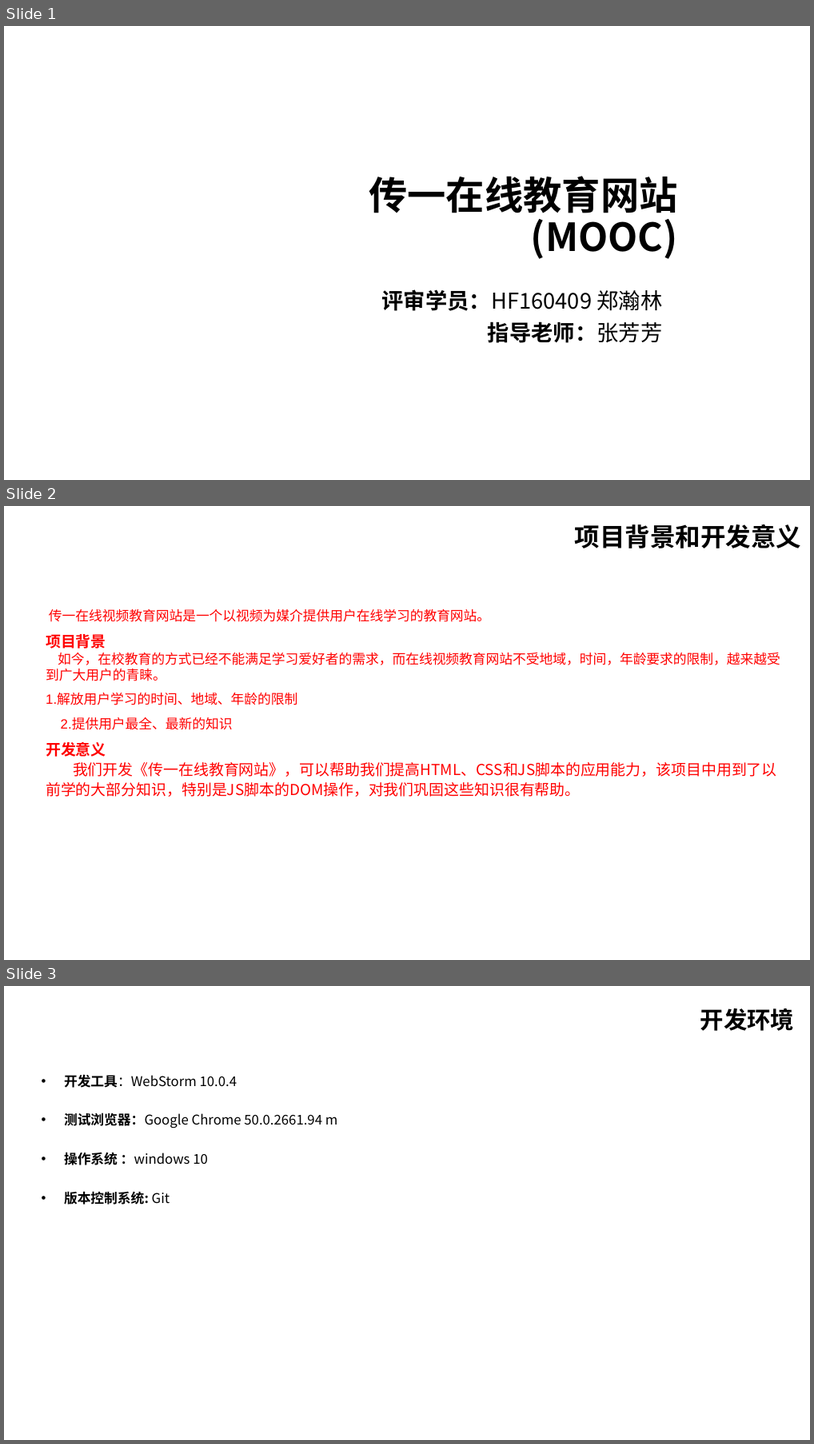
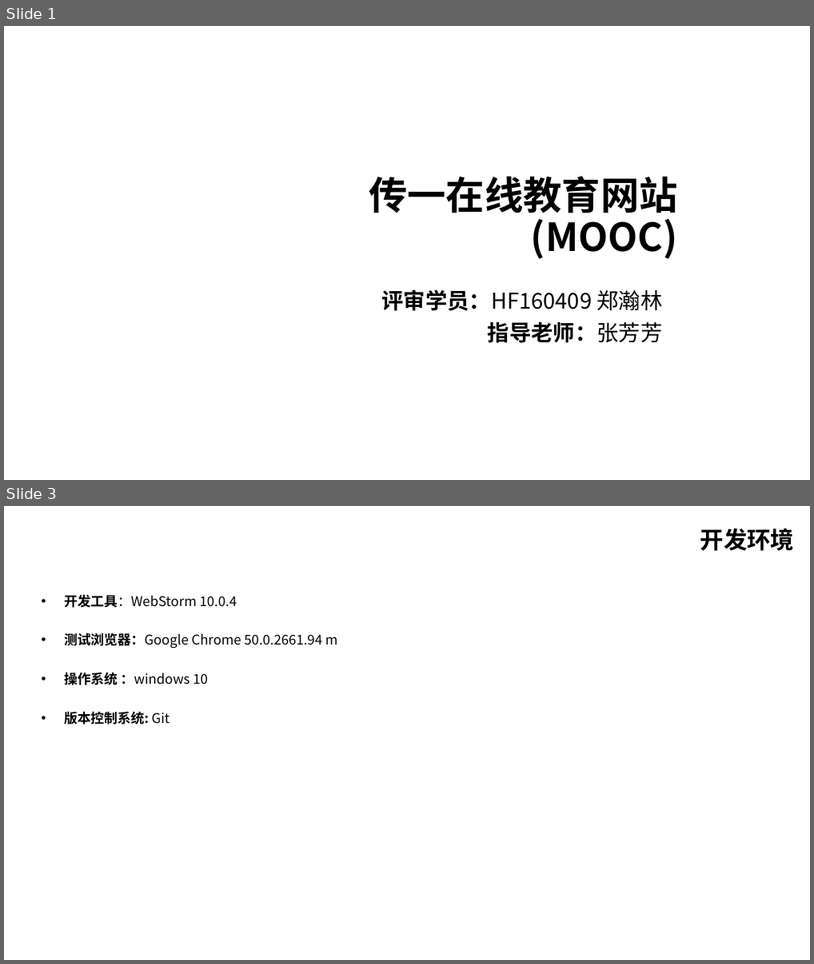
Before and after one commit to huiyaoren/CYMOOC, a slide deck: doc/传一在线教育网站.ppt. Shown one above the other, each under a label of ours: slides 1, 2 and 3 before the commit, slides 1 and 3 after it; the slides between them are not shown. The pictures are 814x1444 and 814x964 pixels, drawn with LibreOffice and Linux fonts; fonts in the diff are those of the drawing. Boxes give left, top, right and bottom in pixels: in the first picture for what was removed or moved away, otherwise in the second. Text is boxed around its words. In the diff, an @@ line names an element or a change of style, - is before the commit and + after.

```diff
--- a/doc/传一在线教育网站.ppt
+++ b/doc/传一在线教育网站.ppt
@@ slide 2 removed at (4,506,810,960), background #FFFFFF @@
@@ text removed at (575,524,802,548) @@
-项目背景和开发意义
@@ text removed at (46,609,781,796) @@
-传一在线视频教育网站是一个以视频为媒介提供用户在线学习的教育网站。
-项目背景
-如今，在校教育的方式已经不能满足学习爱好者的需求，而在线视频教育网站不受地域，时间，年龄要求的限制，越来越受到广大用户的青睐。
-1.解放用户学习的时间、地域、年龄的限制
-2.提供用户最全、最新的知识
-开发意义
-我们开发《传一在线教育网站》，可以帮助我们提高HTML、CSS和JS脚本的应用能力，该项目中用到了以前学的大部分知识，特别是JS脚本的DOM操作，对我们巩固这些知识很有帮助。
```
Also in this commit, not shown: 7 slides changed, 8 slides added, 8 other slides removed, 1 other file.
